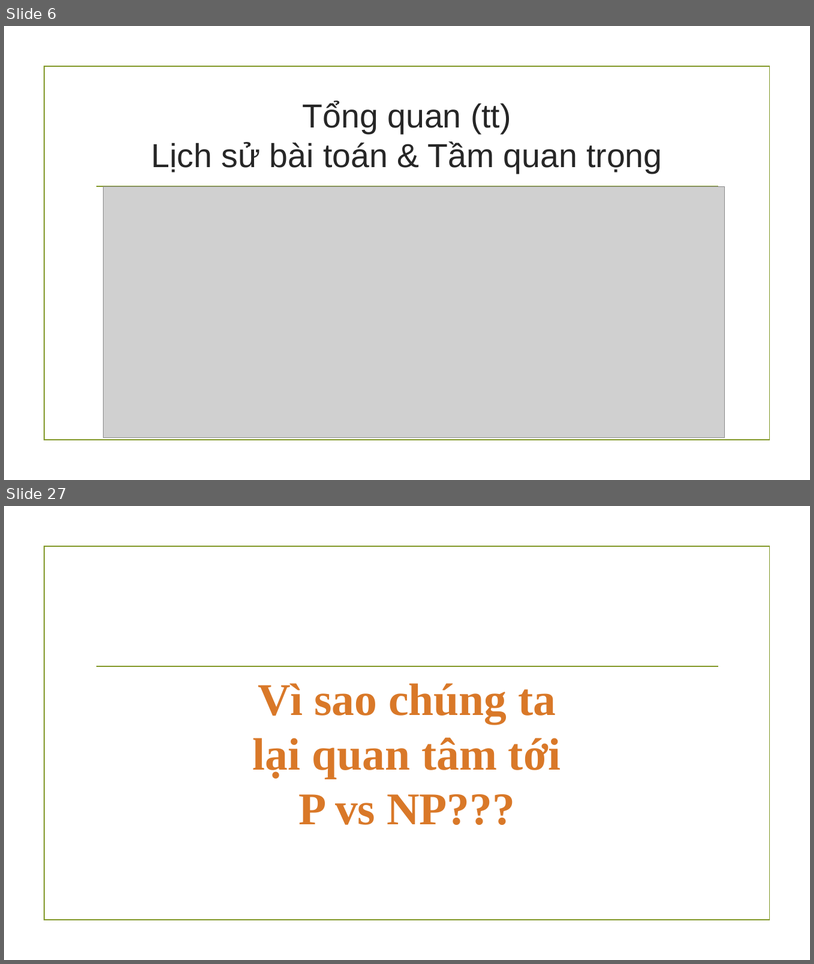
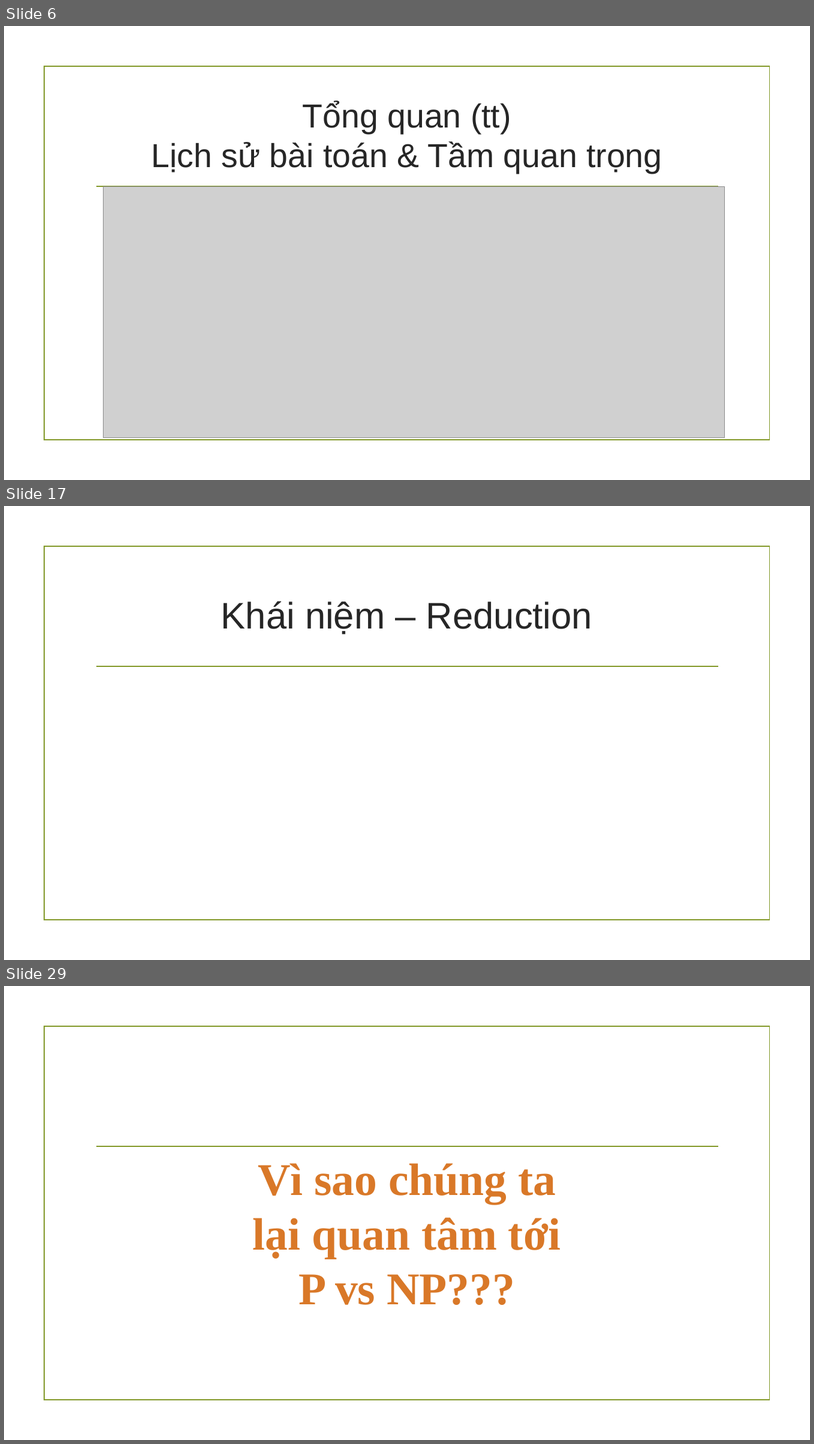
Before and after one commit to hungnguyen0606/PvsNP, a slide deck: Báo cáo đồ án cuối kì.pptx. Shown one above the other, each under a label of ours: slides 6 and 27 before the commit, slides 6, 17 and 29 after it; the slides between them are not shown. The pictures are 814x964 and 814x1444 pixels, drawn with LibreOffice and Linux fonts; fonts in the diff are those of the drawing; grey boxes stand for pictures; background and template pictures are left out. Boxes give left, top, right and bottom in pixels: in the first picture for what was removed or moved away, otherwise in the second. Text is boxed around its words. In the diff, an @@ line names an element or a change of style, - is before the commit and + after.

Commit message:
Update slide: np hard, many one reduction, polynomial time reduction

```diff
--- a/Báo cáo đồ án cuối kì.pptx
+++ b/Báo cáo đồ án cuối kì.pptx
@@ slide 17 added at (x1=4, y1=506, x2=810, y2=960), background picture (left out); not listed: 2 template elements that a slide beside it also shows @@
@@ title added at (x1=221, y1=601, x2=593, y2=634), 44 pt, text #262626 @@
+Khái niệm – Reduction
@@ what was slide 27 is now slide 29 @@
```
Also in this commit, not shown: 20 slides changed, 2 other slides added, 1 other file.
